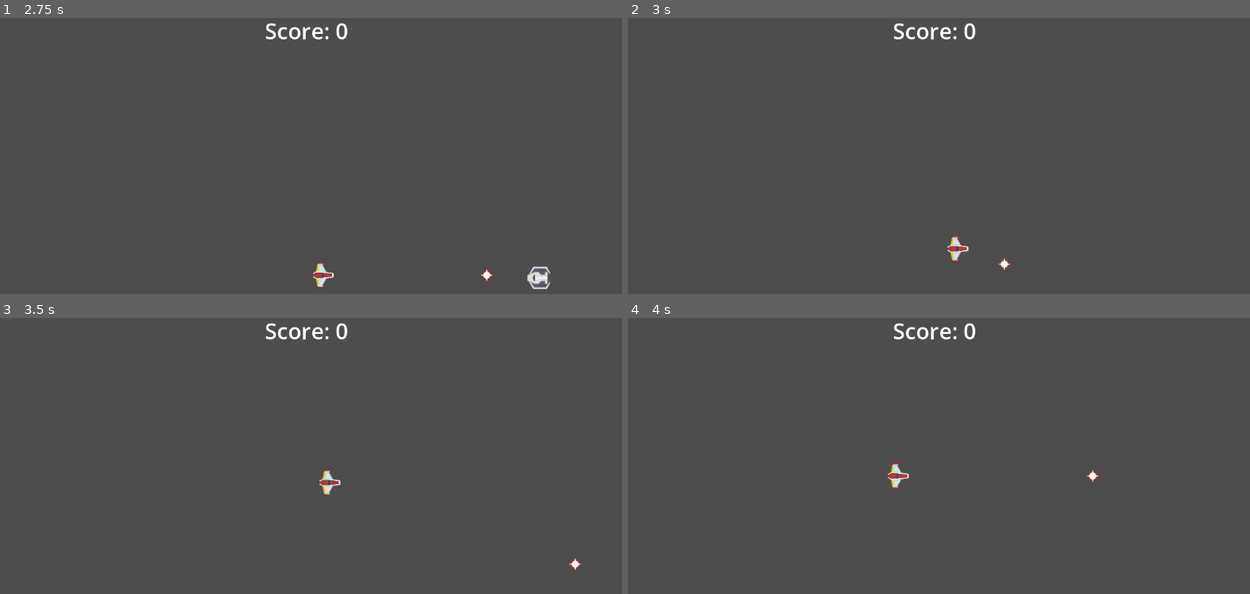
Above: before the commit, frames 1-4 (two rows, left to right).
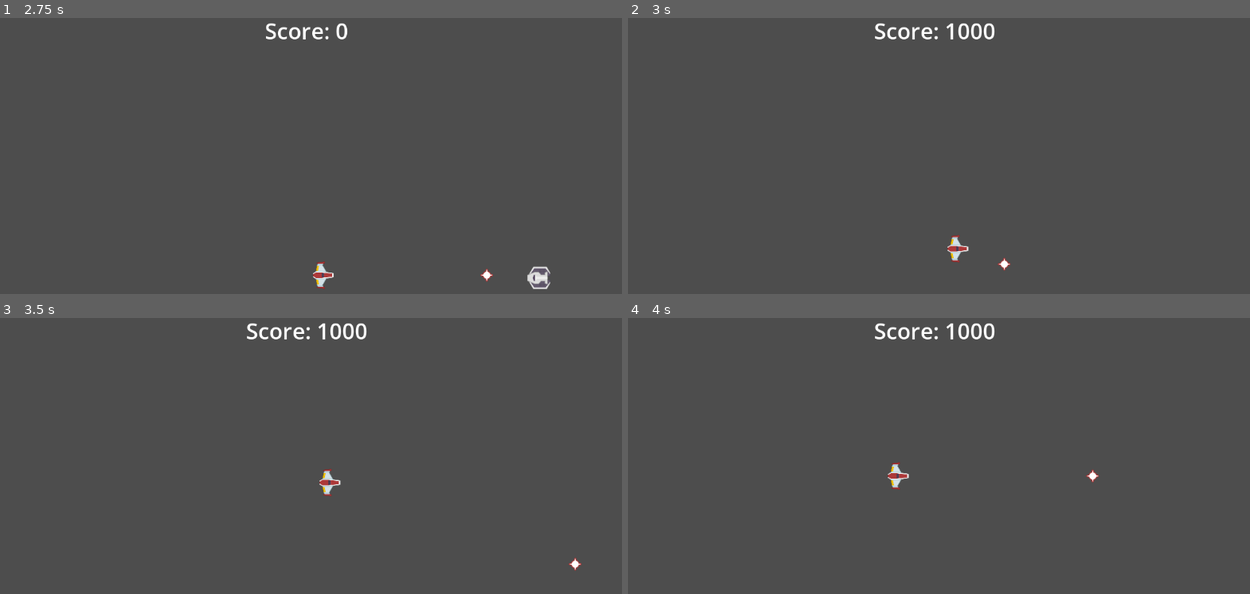
Above: after the commit, the same moments.

Repository: DaedricOrc/virus-obliterator
Game: Godot game, scene res://scenes/game.tscn
Two runs of this game, one before a commit and one after it. Both use one fixed random seed, a clock stepped at 60 frames per second and the inputs below.
Inputs:
- Up to frame 1 (2.75 s): tap Enter at 0.5 s; hold Right (player_right) 0.53-1.28 s; tap Space (player_fire) at 0.6, 1.35, 2.1 s; hold Down (player_down) 1.28-2.03 s; hold Right (player_right) from 2.03 s (still down)
- Up to frame 2 (3 s): release Right (player_right) at 2.78 s; hold Up (player_up) from 2.78 s (still down); tap Space (player_fire) at 2.85 s
- Up to frame 3 (3.5 s): keep holding Up (player_up)
- Up to frame 4 (4 s): release Up (player_up) at 3.53 s; hold Left (player_left) from 3.53 s (still down); tap Space (player_fire) at 3.6 s

Frame 1 is identical in both runs. In frame 2, 0.6% of the frame differs, in the area x 39-59%, y 1-8%; in frame 3, 0.6%; in frame 4, 0.6%.

Commit message:
Created score 2

Diff:
--- a/scripts/game.gd
+++ b/scripts/game.gd
@@ -1,6 +1,8 @@
 extends Node2D
 
 @onready var enemy_scene = preload("res://scenes/virus_bomber.tscn")
+var score = 0
+
 # Called when the node enters the scene tree for the first time.
 func _ready() -> void:
 	pass # Replace with function body.
@@ -8,7 +10,7 @@
 
 # Called every frame. 'delta' is the elapsed time since the previous frame.
 func _process(delta: float) -> void:
-	pass
+	$ui/Score.text = "Score: " + str(score)
 
 
 func _on_virus_reinforcements_timeout() -> void:
@@ -16,3 +18,6 @@
 	enemy.position.x = 1173
 	enemy.position.y = randi_range(21, 628)
 	add_child(enemy)
+	enemy.enemy_killed.connect(on_enemy_killed)
+func on_enemy_killed():
+	score += 1000
--- a/scripts/virus_bomber.gd
+++ b/scripts/virus_bomber.gd
@@ -3,6 +3,8 @@
 @export var speed: int = 4
 
 @onready var enemy_laser_scene = preload("res://scenes/virus_bombers_bomb.tscn")
+
+signal enemy_killed
 
 # Called when the node enters the scene tree for the first time.
 func _ready() -> void:
@@ -22,3 +24,4 @@
 
 func _on_area_entered(area: Area2D) -> void:
 	queue_free()
+	enemy_killed.emit()
